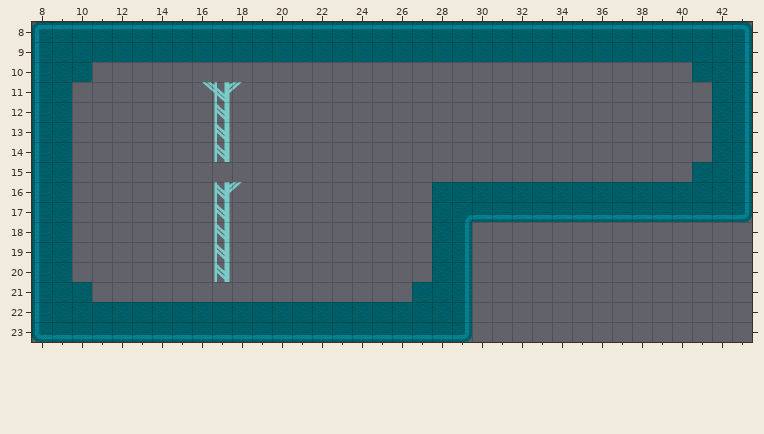
An edit to a level. Tiled map (JSON), assets/jsons/levels/level1.json. The picture above is the old version.
Cells are 64x64 px. Shown: x 8..43, y 8..23. Not drawn, because the pictures are missing: unchanged layer "Terrain".
Once edited:
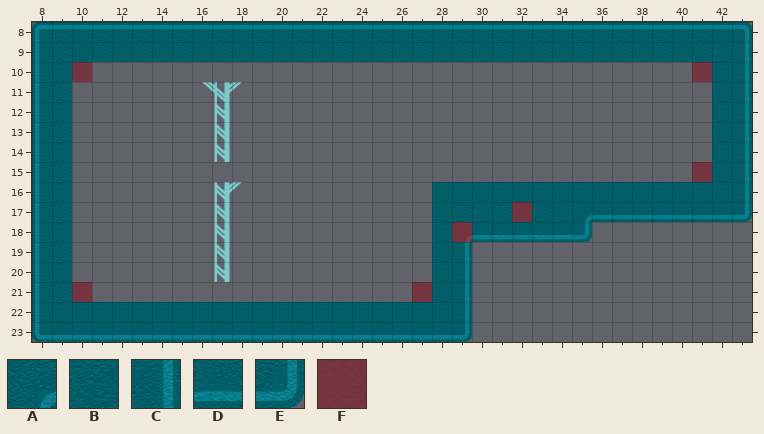
Key: from "backgroundTiles": A 3 "backgroundTiles", B 6 "backgroundTiles", C 7 "backgroundTiles", D 11 "backgroundTiles", E 12 "backgroundTiles"; from "board": F 2 "board_floor".
_ is an empty cell, . an unchanged one.
Tiles of an added or newly shown layer are drawn over the layers below it.
See-through tiles are keyed as they look on the map.
From old to new:
--- layer "Background"
@@ x 29..35 @@
-17 ADDDDDD
-18 C______
+17 BBBBBBA
+18 ADDDDDE
--- layer "Corners" (added)
@@ x 10..41 @@
-10 _.............................._
+10 F..............................F
@@ x 41..41 @@
-15 _
+15 F
@@ x 29..32 @@
-17 ..._
-18 _...
+17 ...F
+18 F...
@@ x 10..27 @@
-21 _................_
+21 F................F
Boxes around the changes in both pictures, in picture pixels (x1, y1, x2, y2):
added: (72, 62, 92, 82)
added: (692, 62, 712, 82)
added: (692, 162, 712, 182)
changed: (452, 202, 592, 242)
added: (72, 282, 92, 302)
added: (412, 282, 432, 302)
